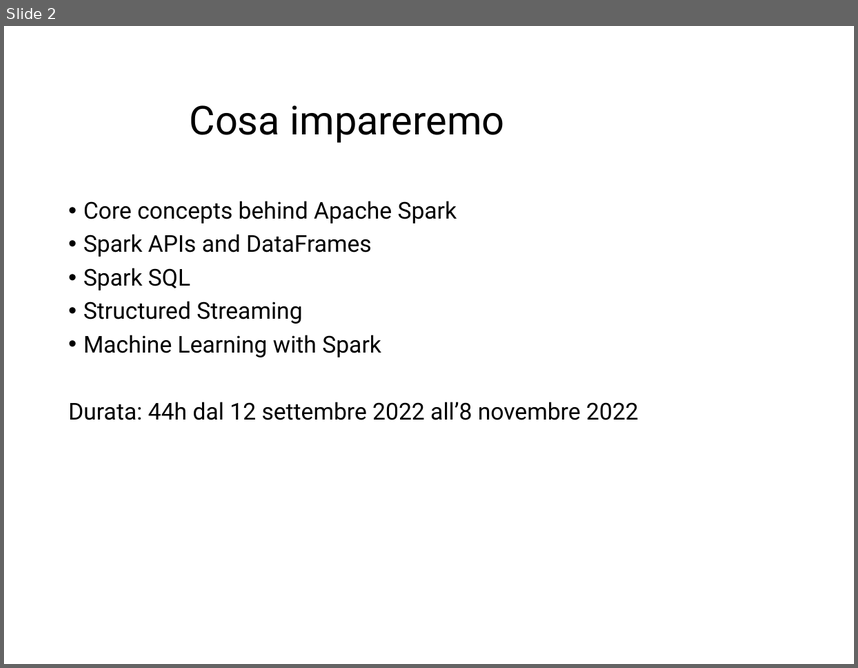
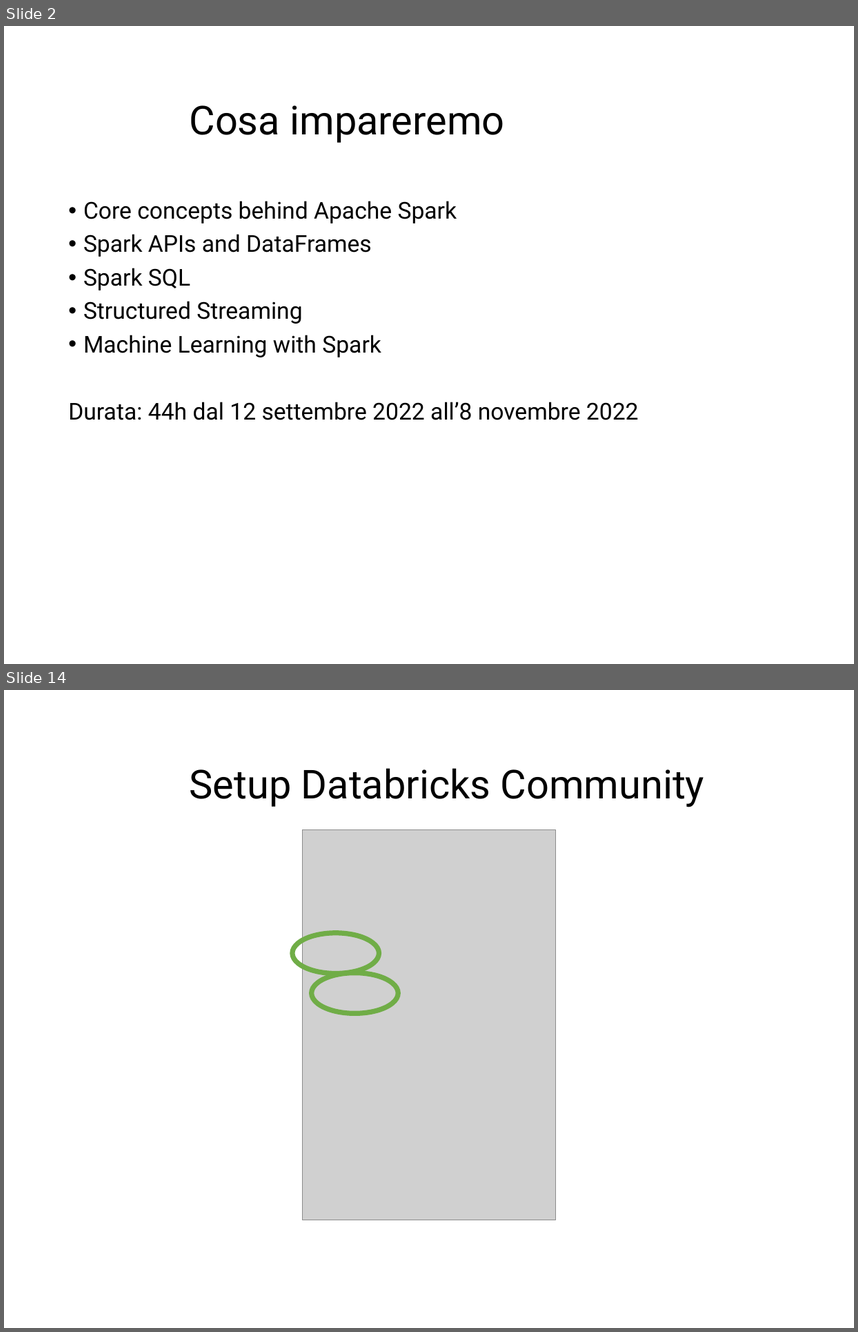
Before and after one commit to Marco-Santoni/databricks-from-scratch, a slide deck: training-spark/0_Intro_v1.pptx. Shown one above the other, each under a label of ours: slide 2 before the commit, slides 2 and 14 after it; the slides between them are not shown. The pictures are 858x668 and 858x1332 pixels, drawn with LibreOffice and Linux fonts; fonts in the diff are those of the drawing; grey boxes stand for pictures; background and template pictures are left out. Boxes give left, top, right and bottom in pixels: in the first picture for what was removed or moved away, otherwise in the second. Text is boxed around its words. In the diff, an @@ line names an element or a change of style, - is before the commit and + after.

```diff
--- a/training-spark/0_Intro_v1.pptx
+++ b/training-spark/0_Intro_v1.pptx
@@ slide 14 added at (4, 690, 854, 1328), background #FFFFFF @@
@@ title added at (190, 768, 705, 807), 48 pt, text #000000 @@
+Setup Databricks Community
@@ picture added at (302, 830, 557, 1220) @@
@@ ellipse added at (292, 933, 379, 974), outline #70AD47 6 pt @@
@@ ellipse added at (311, 973, 398, 1014), outline #70AD47 6 pt @@
```
Also in this commit, not shown: 2 slides changed, 11 other slides added, 1 slide removed.
